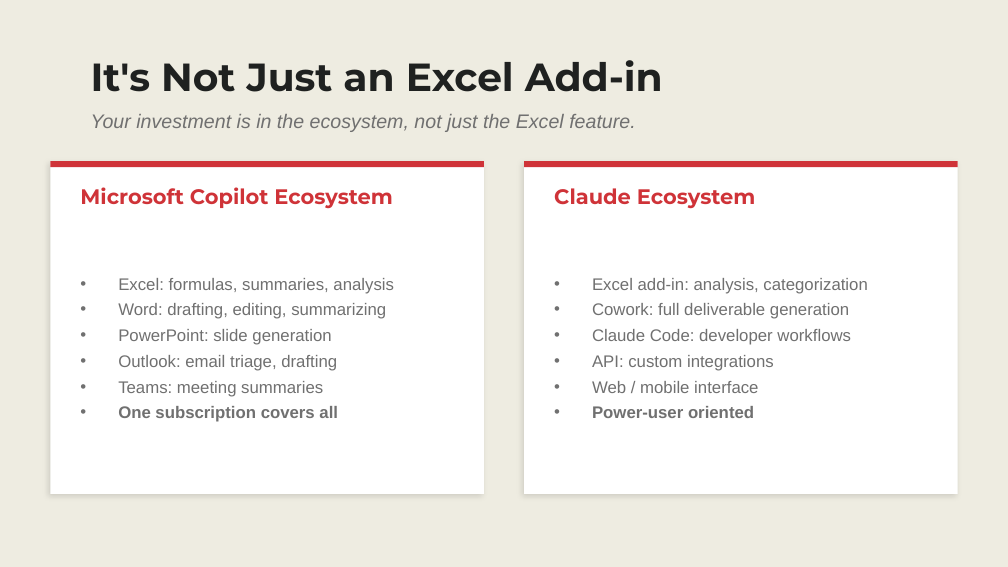
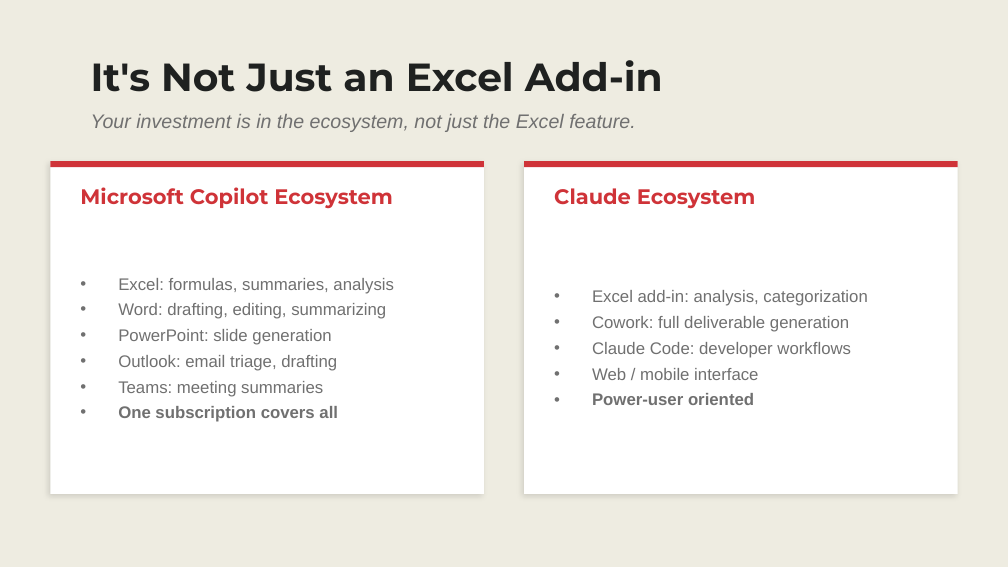
Before and after one commit to stringfestdata/copilot-opus-vs-claude-excel-addin, a slide deck: slide 14 of Copilot vs Claude Slides.pptx. Drawn at 1008x567 pixels with LibreOffice and Linux fonts; fonts in the diff are those of the drawing. Boxes give left, top, right and bottom in pixels: in the first picture for what was removed or moved away, otherwise in the second. Text is boxed around its words. In the diff, an @@ line names an element or a change of style, - is before the commit and + after.

```diff
--- a/Copilot vs Claude Slides.pptx
+++ b/Copilot vs Claude Slides.pptx
@@ text at bbox=[592, 355, 774, 371]: paragraph removed @@
-• API: custom integrations
```
Also in this commit, not shown: 4 other slides changed, 2 other files.
